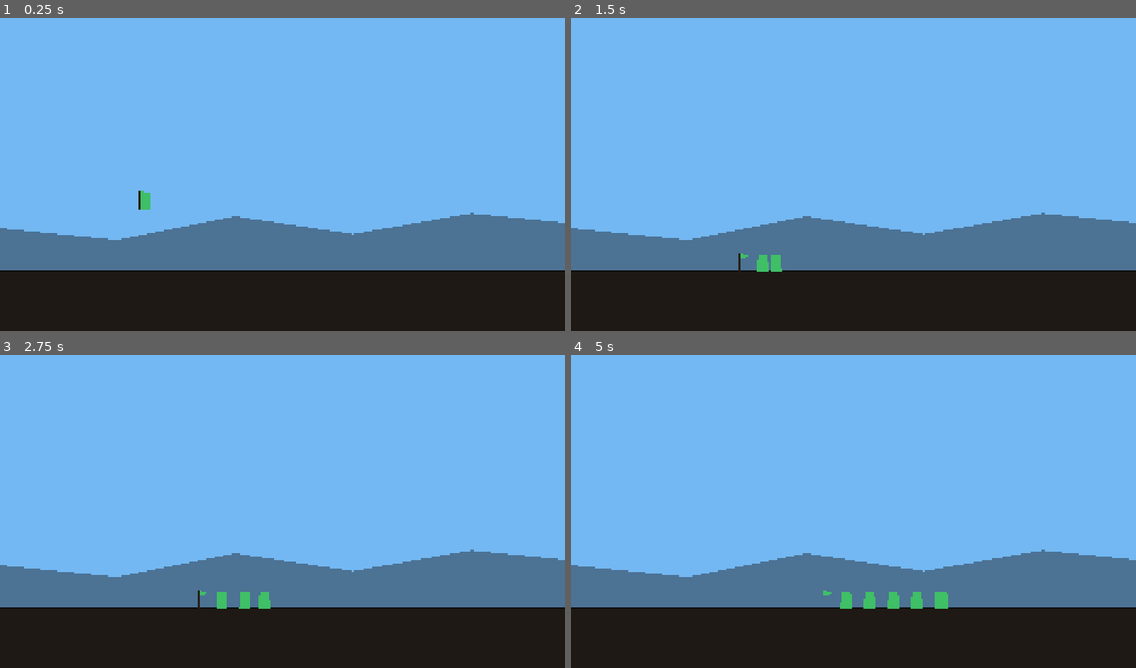
Above: before the commit, frames 1-4 (two rows, left to right).
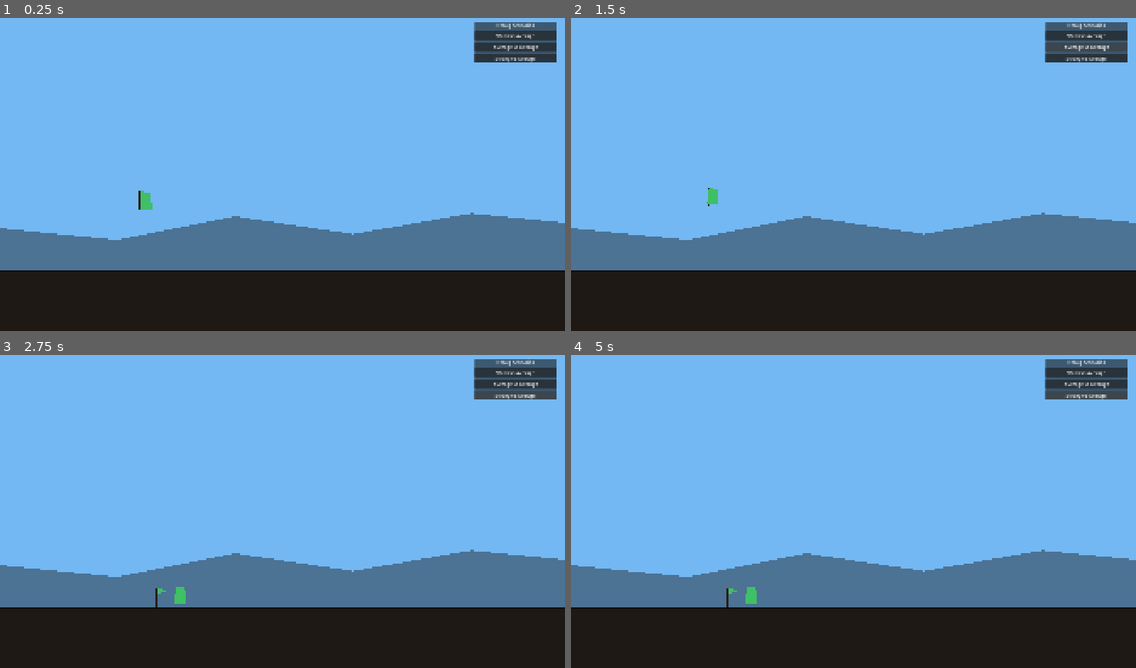
Above: after the commit, the same moments.

Repository: stonecauldron/mycelium-prototype
Game: Godot game, scene res://scenes/CombatStage.tscn
Same seed, same stepped clock (60 frames per second), same inputs: the game is played once before the commit and once after it.
Inputs (mouse positions are in pixels of both pictures, inside the frame that each line leads up to):
- Up to frame 1 (0.25 s): no input
- Up to frame 2 (1.5 s): click (1085, 36) at 0.5 s, where only the run after the commit has a clickable "Weak vs Average"; click (1085, 46) at 1.25 s, where only the run after the commit has a clickable "Average vs Average"
- Up to frame 3 (2.75 s): click (514, 395) at 2 s, where only the run after the commit has a clickable "Strong vs Average"
- Up to frame 4 (5 s): click (1085, 373) at 2.75 s, where only the run after the commit has a clickable "Weak vs Average"; click (1085, 383) at 3.5 s, where only the run after the commit has a clickable "Average vs Average"; click (1085, 395) at 4.25 s, where only the run after the commit has a clickable "Strong vs Average"

The runs differ from the first frame. In frame 1, 1.9% of the frame differs, in the area x 26-99%, y 1-62%; in frame 2, 2.2%; in frame 3, 2.3%; in frame 4, 2.6%, in the area x 27-99%, y 1-82%.

Commit message:
Expand combat loop with flag targeting, spacing, and debug scenarios.
Units attack on contact, return home on cooldown, hit all overlapping hurtboxes, and can knock back flag bearers that maintain halt distance. Add power-tier debug buttons for matchup testing.

Co-authored-by: Cursor <cursoragent@cursor.com>

Diff:
--- a/scenes/EnemyArmy.tscn
+++ b/scenes/EnemyArmy.tscn
@@ -23,45 +23,3 @@
 
 [node name="MeleeUnit4" parent="Units" instance=ExtResource("2_melee")]
 body_color = Color(0.85, 0.25, 0.3, 1)
-
-[node name="MeleeUnit5" parent="Units" instance=ExtResource("2_melee")]
-body_color = Color(0.85, 0.25, 0.3, 1)
-
-[node name="MeleeUnit6" parent="Units" instance=ExtResource("2_melee")]
-body_color = Color(0.85, 0.25, 0.3, 1)
-
-[node name="MeleeUnit7" parent="Units" instance=ExtResource("2_melee")]
-body_color = Color(0.85, 0.25, 0.3, 1)
-
-[node name="MeleeUnit8" parent="Units" instance=ExtResource("2_melee")]
-body_color = Color(0.85, 0.25, 0.3, 1)
-
-[node name="MeleeUnit9" parent="Units" instance=ExtResource("2_melee")]
-body_color = Color(0.85, 0.25, 0.3, 1)
-
-[node name="MeleeUnit10" parent="Units" instance=ExtResource("2_melee")]
-body_color = Color(0.85, 0.25, 0.3, 1)
-
-[node name="MeleeUnit11" parent="Units" instance=ExtResource("2_melee")]
-body_color = Color(0.85, 0.25, 0.3, 1)
-
-[node name="MeleeUnit12" parent="Units" instance=ExtResource("2_melee")]
-body_color = Color(0.85, 0.25, 0.3, 1)
-
-[node name="MeleeUnit13" parent="Units" instance=ExtResource("2_melee")]
-body_color = Color(0.85, 0.25, 0.3, 1)
-
-[node name="MeleeUnit14" parent="Units" instance=ExtResource("2_melee")]
-body_color = Color(0.85, 0.25, 0.3, 1)
-
-[node name="MeleeUnit15" parent="Units" instance=ExtResource("2_melee")]
-body_color = Color(0.85, 0.25, 0.3, 1)
-
-[node name="MeleeUnit16" parent="Units" instance=ExtResource("2_melee")]
-body_color = Color(0.85, 0.25, 0.3, 1)
-
-[node name="MeleeUnit17" parent="Units" instance=ExtResource("2_melee")]
-body_color = Color(0.85, 0.25, 0.3, 1)
-
-[node name="MeleeUnit18" parent="Units" instance=ExtResource("2_melee")]
-body_color = Color(0.85, 0.25, 0.3, 1)
--- a/scenes/FlagBearer.tscn
+++ b/scenes/FlagBearer.tscn
@@ -1,9 +1,13 @@
 [gd_scene format=3 uid="uid://d0wrodp775aea"]
 
 [ext_resource type="Script" uid="uid://bfducrkaki6xq" path="res://scripts/combat/FlagBearer.gd" id="1_flag"]
+[ext_resource type="Script" uid="uid://dk024gkwu740b" path="res://scripts/components/HurtboxComponent.gd" id="2_hurtbox"]
 
 [sub_resource type="RectangleShape2D" id="RectangleShape2D_flag"]
 size = Vector2(20, 48)
+
+[sub_resource type="RectangleShape2D" id="RectangleShape2D_hurtbox"]
+size = Vector2(18, 46)
 
 [node name="FlagBearer" type="CharacterBody2D" unique_id=190074861]
 collision_layer = 2
@@ -14,6 +18,15 @@
 position = Vector2(0, -24)
 shape = SubResource("RectangleShape2D_flag")
 
+[node name="Hurtbox" type="Area2D" parent="."]
+collision_layer = 4
+collision_mask = 0
+script = ExtResource("2_hurtbox")
+
+[node name="CollisionShape2D" type="CollisionShape2D" parent="Hurtbox"]
+position = Vector2(0, -24)
+shape = SubResource("RectangleShape2D_hurtbox")
+
 [node name="Visual" type="Node2D" parent="." unique_id=1271113439]
 
 [node name="Pole" type="Polygon2D" parent="Visual" unique_id=1719238901]
--- a/scenes/PlayerArmy.tscn
+++ b/scenes/PlayerArmy.tscn
@@ -25,45 +25,3 @@
 
 [node name="MeleeUnit4" parent="Units" instance=ExtResource("2_melee")]
 body_color = Color(0.25, 0.75, 0.4, 1)
-
-[node name="MeleeUnit5" parent="Units" instance=ExtResource("2_melee")]
-body_color = Color(0.25, 0.75, 0.4, 1)
-
-[node name="MeleeUnit6" parent="Units" instance=ExtResource("2_melee")]
-body_color = Color(0.25, 0.75, 0.4, 1)
-
-[node name="MeleeUnit7" parent="Units" instance=ExtResource("2_melee")]
-body_color = Color(0.25, 0.75, 0.4, 1)
-
-[node name="MeleeUnit8" parent="Units" instance=ExtResource("2_melee")]
-body_color = Color(0.25, 0.75, 0.4, 1)
-
-[node name="MeleeUnit9" parent="Units" instance=ExtResource("2_melee")]
-body_color = Color(0.25, 0.75, 0.4, 1)
-
-[node name="MeleeUnit10" parent="Units" instance=ExtResource("2_melee")]
-body_color = Color(0.25, 0.75, 0.4, 1)
-
-[node name="MeleeUnit11" parent="Units" instance=ExtResource("2_melee")]
-body_color = Color(0.25, 0.75, 0.4, 1)
-
-[node name="MeleeUnit12" parent="Units" instance=ExtResource("2_melee")]
-body_color = Color(0.25, 0.75, 0.4, 1)
-
-[node name="MeleeUnit13" parent="Units" instance=ExtResource("2_melee")]
-body_color = Color(0.25, 0.75, 0.4, 1)
-
-[node name="MeleeUnit14" parent="Units" instance=ExtResource("2_melee")]
-body_color = Color(0.25, 0.75, 0.4, 1)
-
-[node name="MeleeUnit15" parent="Units" instance=ExtResource("2_melee")]
-body_color = Color(0.25, 0.75, 0.4, 1)
-
-[node name="MeleeUnit16" parent="Units" instance=ExtResource("2_melee")]
-body_color = Color(0.25, 0.75, 0.4, 1)
-
-[node name="MeleeUnit17" parent="Units" instance=ExtResource("2_melee")]
-body_color = Color(0.25, 0.75, 0.4, 1)
-
-[node name="MeleeUnit18" parent="Units" instance=ExtResource("2_melee")]
-body_color = Color(0.25, 0.75, 0.4, 1)
--- /dev/null
+++ b/scenes/debug/DebugScenarioPanel.tscn
@@ -0,0 +1,48 @@
+[gd_scene load_steps=2 format=3 uid="uid://cdebugscenariopanel"]
+
+[ext_resource type="Script" path="res://scripts/debug/DebugScenarioPanel.gd" id="1_panel"]
+
+[node name="DebugScenarioPanel" type="CanvasLayer"]
+layer = 100
+script = ExtResource("1_panel")
+
+[node name="Margin" type="MarginContainer" parent="."]
+anchors_preset = 1
+anchor_left = 1.0
+anchor_right = 1.0
+offset_left = -320.0
+offset_top = 16.0
+offset_right = -16.0
+offset_bottom = 180.0
+grow_horizontal = 0
+theme_override_constants/margin_left = 12
+theme_override_constants/margin_top = 12
+theme_override_constants/margin_right = 12
+theme_override_constants/margin_bottom = 12
+
+[node name="Panel" type="PanelContainer" parent="Margin"]
+layout_mode = 2
+
+[node name="VBox" type="VBoxContainer" parent="Margin/Panel"]
+layout_mode = 2
+theme_override_constants/separation = 8
+
+[node name="Title" type="Label" parent="Margin/Panel/VBox"]
+layout_mode = 2
+text = "Debug Scenarios"
+horizontal_alignment = 1
+
+[node name="WeakVsAverage" type="Button" parent="Margin/Panel/VBox"]
+unique_name_in_owner = true
+layout_mode = 2
+text = "Weak vs Average"
+
+[node name="AverageVsAverage" type="Button" parent="Margin/Panel/VBox"]
+unique_name_in_owner = true
+layout_mode = 2
+text = "Average vs Average"
+
+[node name="StrongVsAverage" type="Button" parent="Margin/Panel/VBox"]
+unique_name_in_owner = true
+layout_mode = 2
+text = "Strong vs Average"
--- a/scenes/units/MeleeUnit.tscn
+++ b/scenes/units/MeleeUnit.tscn
@@ -12,7 +12,7 @@
 size = Vector2(36, 60)
 
 [sub_resource type="RectangleShape2D" id="RectangleShape2D_hitbox"]
-size = Vector2(110, 30)
+size = Vector2(111, 30)
 
 [node name="MeleeUnit" type="CharacterBody2D" unique_id=2102761541]
 collision_layer = 2
@@ -45,5 +45,5 @@
 script = ExtResource("4_hitbox")
 
 [node name="CollisionShape2D" type="CollisionShape2D" parent="Visual/Hitbox" unique_id=736467790]
-position = Vector2(37, 2)
+position = Vector2(37.5, 2)
 shape = SubResource("RectangleShape2D_hitbox")
--- a/scripts/combat/Army.gd
+++ b/scripts/combat/Army.gd
@@ -7,6 +7,7 @@
 
 const DEFAULT_MARCH_SPEED := 120.0
 const DEFAULT_HALT_DISTANCE := 600.0
+const HALT_DISTANCE_TOLERANCE := 24.0
 
 @export var march_speed: float = DEFAULT_MARCH_SPEED
 @export var halt_distance: float = DEFAULT_HALT_DISTANCE
@@ -25,7 +26,11 @@
 
 
 func _assign_squad_indices() -> void:
-	var units := get_units()
+	refresh_squad_indices()
+
+
+func refresh_squad_indices() -> void:
+	var units := get_living_units()
 	for i in units.size():
 		units[i].squad_index = i
 
@@ -42,12 +47,30 @@
 	return units
 
 
-func get_living_unit_count() -> int:
-	var count := 0
+func get_living_units() -> Array[Unit]:
+	var units: Array[Unit] = []
 	for unit in get_units():
 		if unit.current_hp > 0:
-			count += 1
-	return count
+			units.append(unit)
+	return units
+
+
+func get_living_unit_count() -> int:
+	return get_living_units().size()
+
+
+func apply_power_tier(tier: UnitStats.PowerTier) -> void:
+	for unit in get_units():
+		unit.apply_power_tier(tier)
+	refresh_squad_indices()
+
+
+func reset_for_scenario(spawn_global: Vector2) -> void:
+	flag_bearer.global_position = spawn_global
+	flag_bearer.reset_combat_state()
+	state = State.MARCHING
+	state_changed.emit(state)
+	refresh_squad_indices()
 
 
 func get_average_unit_speed() -> float:
@@ -90,6 +113,8 @@
 
 
 func begin_march() -> void:
+	if state == State.MARCHING:
+		return
 	state = State.MARCHING
 	state_changed.emit(state)
 
@@ -98,27 +123,37 @@
 	if state == State.HALTED:
 		return
 	state = State.HALTED
-	flag_bearer.stop()
 	state_changed.emit(state)
 
 
-func _physics_process(delta: float) -> void:
-	if state != State.MARCHING or _opponent == null:
+func _physics_process(_delta: float) -> void:
+	_acquire_opponent()
+	if _opponent == null:
 		flag_bearer.stop()
 		return
 	if is_enemy and march_speed <= 0.0:
 		flag_bearer.stop()
 		return
 
-	var gap := _opponent.get_flag_global_x() - get_flag_global_x()
-	if is_enemy:
-		gap = -gap
+	var gap := absf(_opponent.get_flag_global_x() - get_flag_global_x())
+	var toward_enemy := signf(_opponent.get_flag_global_x() - get_flag_global_x())
+	if toward_enemy == 0.0:
+		toward_enemy = 1.0 if not is_enemy else -1.0
 
-	if gap <= halt_distance:
+	var speed := get_average_unit_speed()
+	var error := gap - halt_distance
+
+	if absf(error) <= HALT_DISTANCE_TOLERANCE:
+		flag_bearer.stop()
 		halt()
-		if _opponent.state == State.MARCHING:
-			_opponent.halt()
 		return
 
-	var direction := -1.0 if is_enemy else 1.0
-	flag_bearer.set_march_velocity(get_average_unit_speed() * direction)
+	if error > 0.0:
+		# Too far — close the gap.
+		flag_bearer.set_march_velocity(speed * toward_enemy)
+		if state == State.HALTED:
+			begin_march()
+	else:
+		# Too close — fall back to restore spacing.
+		flag_bearer.set_march_velocity(speed * -toward_enemy)
+		halt()
--- a/scripts/combat/CombatStage.gd
+++ b/scripts/combat/CombatStage.gd
@@ -1,10 +1,61 @@
 extends Node2D
 
 const FLOOR_SURFACE_Y := 880.0
+const UNIT_COUNT := 4
+const _MELEE_UNIT_SCENE := preload("res://scenes/units/MeleeUnit.tscn")
+const _DEBUG_PANEL_SCENE := preload("res://scenes/debug/DebugScenarioPanel.tscn")
 
 @onready var player_army: Army = $World/PlayerArmy
 @onready var enemy_army: Army = $World/EnemyArmy
 
+var _player_spawn: Vector2
+var _enemy_spawn: Vector2
+
 
 func _ready() -> void:
+	_player_spawn = player_army.flag_bearer.global_position
+	_enemy_spawn = enemy_army.flag_bearer.global_position
+
+	var panel: CanvasLayer = _DEBUG_PANEL_SCENE.instantiate()
+	add_child(panel)
+	panel.scenario_requested.connect(_on_scenario_requested)
+
+	_run_scenario(UnitStats.PowerTier.AVERAGE, UnitStats.PowerTier.AVERAGE)
+
+
+func _on_scenario_requested(player_tier: UnitStats.PowerTier, enemy_tier: UnitStats.PowerTier) -> void:
+	_run_scenario(player_tier, enemy_tier)
+
+
+func _run_scenario(player_tier: UnitStats.PowerTier, enemy_tier: UnitStats.PowerTier) -> void:
+	_clear_world_vfx()
+	_reset_army(player_army, _player_spawn, player_tier, Color(0.25, 0.75, 0.4, 1.0))
+	_reset_army(enemy_army, _enemy_spawn, enemy_tier, Color(0.85, 0.25, 0.3, 1.0))
 	player_army.begin_march()
+	enemy_army.begin_march()
+
+
+func _reset_army(army: Army, spawn_global: Vector2, tier: UnitStats.PowerTier, body_color: Color) -> void:
+	var units_root: Node2D = army.get_node("Units")
+	for child in units_root.get_children():
+		units_root.remove_child(child)
+		child.free()
+
+	army.reset_for_scenario(spawn_global)
+
+	for i in UNIT_COUNT:
+		var unit: Unit = _MELEE_UNIT_SCENE.instantiate()
+		unit.roll_random_stats = false
+		unit.stats = UnitStats.create_for_tier(tier)
+		unit.body_color = body_color
+		unit.squad_index = i
+		units_root.add_child(unit)
+
+	army.refresh_squad_indices()
+
+
+func _clear_world_vfx() -> void:
+	var world := $World
+	for child in world.get_children():
+		if child is DamageNumber:
+			child.queue_free()
--- a/scripts/combat/FlagBearer.gd
+++ b/scripts/combat/FlagBearer.gd
@@ -1,25 +1,47 @@
 extends CharacterBody2D
 class_name FlagBearer
+
+const KNOCKBACK_FORCE := 280.0
+const KNOCKBACK_LIFT := -140.0
+const KNOCKBACK_DURATION := 0.18
+const HURT_FLASH_COLOR := Color(1.0, 0.35, 0.35, 1.0)
+const HURT_FLASH_TIME := 0.12
+
+const COLLISION_WORLD := 1
+const COLLISION_PLAYER_UNITS := 2
+const COLLISION_ENEMY_UNITS := 16
+
+const _DAMAGE_NUMBER_SCENE := preload("res://scenes/vfx/DamageNumber.tscn")
 
 @export var flag_color: Color = Color(0.25, 0.75, 0.4)
 @export var flag_faces_left: bool = false
 
 @onready var _flag_banner: Polygon2D = $Visual/Flag
+@onready var _pole: Polygon2D = $Visual/Pole
 
 var _march_speed_x: float = 0.0
-
-const COLLISION_WORLD := 1
-const COLLISION_PLAYER_UNITS := 2
-const COLLISION_ENEMY_UNITS := 16
+var _knockback_time: float = 0.0
+var _knockback_velocity_x: float = 0.0
+var _hurt_tween: Tween
+var _pole_color: Color = Color(0.15, 0.12, 0.1, 1.0)
 
 
 func _ready() -> void:
+	if _pole:
+		_pole_color = _pole.color
 	_apply_flag_appearance()
 	_setup_collision()
 
 
 func _physics_process(delta: float) -> void:
 	velocity += get_gravity() * delta
+
+	if _knockback_time > 0.0:
+		_knockback_time -= delta
+		velocity.x = _knockback_velocity_x
+		move_and_slide()
+		return
+
 	velocity.x = _march_speed_x
 	move_and_slide()
 
@@ -50,3 +72,58 @@
 func stop() -> void:
 	_march_speed_x = 0.0
 	velocity.x = 0.0
+
+
+func reset_combat_state() -> void:
+	_knockback_time = 0.0
+	_knockback_velocity_x = 0.0
+	velocity = Vector2.ZERO
+	stop()
+	if _hurt_tween:
+		_hurt_tween.kill()
+		_hurt_tween = null
+	_apply_flag_appearance()
+	if _pole:
+		_pole.color = _pole_color
+
+
+func take_damage(amount: int, knockback_from: Vector2 = Vector2.ZERO) -> void:
+	_play_hurt_highlight()
+	_spawn_damage_number(amount)
+	if knockback_from != Vector2.ZERO:
+		_apply_knockback(knockback_from)
+
+
+func _apply_knockback(from_global: Vector2) -> void:
+	var direction := signf(global_position.x - from_global.x)
+	if direction == 0.0:
+		direction = 1.0
+	_knockback_velocity_x = direction * KNOCKBACK_FORCE
+	velocity.y = KNOCKBACK_LIFT
+	_knockback_time = KNOCKBACK_DURATION
+
+
+func _play_hurt_highlight() -> void:
+	if _hurt_tween:
+		_hurt_tween.kill()
+	if _flag_banner:
+		_flag_banner.color = HURT_FLASH_COLOR
+	if _pole:
+		_pole.color = HURT_FLASH_COLOR
+	_hurt_tween = create_tween()
+	_hurt_tween.set_parallel(true)
+	if _flag_banner:
+		_hurt_tween.tween_property(_flag_banner, "color", flag_color, HURT_FLASH_TIME)
+	if _pole:
+		_hurt_tween.tween_property(_pole, "color", _pole_color, HURT_FLASH_TIME)
+
+
+func _spawn_damage_number(amount: int) -> void:
+	var world := get_tree().current_scene.get_node_or_null("World")
+	if world == null:
+		return
+
+	var number: DamageNumber = _DAMAGE_NUMBER_SCENE.instantiate()
+	world.add_child(number)
+	number.global_position = global_position + Vector2(0, -72)
+	number.display(amount)
--- a/scripts/components/HitboxComponent.gd
+++ b/scripts/components/HitboxComponent.gd
@@ -4,7 +4,7 @@
 @export var damage: int = 0
 @export var owner_unit: Unit
 
-var _on_cooldown: bool = false
+var _hit_combatants: Dictionary = {}
 
 
 func _ready() -> void:
@@ -14,27 +14,55 @@
 
 func enable_for_attack(attack_damage: int) -> void:
 	damage = attack_damage
-	_on_cooldown = false
+	_hit_combatants.clear()
 	monitoring = true
+	_hit_overlapping_hurtboxes()
 
 
 func disable() -> void:
 	monitoring = false
+	_hit_combatants.clear()
+
+
+func _hit_overlapping_hurtboxes() -> void:
+	for area in get_overlapping_areas():
+		_try_hit(area)
 
 
 func _on_area_entered(area: Area2D) -> void:
-	if not monitoring or _on_cooldown:
+	if not monitoring:
 		return
+	_try_hit(area)
 
+
+func _try_hit(area: Area2D) -> void:
 	var hurtbox: HurtboxComponent = area as HurtboxComponent
 	if hurtbox == null or owner_unit == null:
 		return
 
-	var target_unit: Unit = hurtbox.get_unit()
-	if target_unit == null or target_unit == owner_unit:
+	var target: Node = hurtbox.get_combatant()
+	if target == null or target == owner_unit:
 		return
-	if target_unit._army.is_enemy == owner_unit._army.is_enemy:
+	if _is_ally(target):
+		return
+	if _hit_combatants.has(target):
 		return
 
+	_hit_combatants[target] = true
 	hurtbox.receive_hit(damage, owner_unit.global_position)
-	_on_cooldown = true
+
+
+func _is_ally(target: Node) -> bool:
+	var owner_army: Army = owner_unit._army
+	var target_army := _get_army(target)
+	if owner_army == null or target_army == null:
+		return true
+	return owner_army.is_enemy == target_army.is_enemy
+
+
+func _get_army(target: Node) -> Army:
+	if target is Unit:
+		return (target as Unit)._army
+	if target is FlagBearer:
+		return (target as FlagBearer).get_parent() as Army
+	return null
--- a/scripts/components/HurtboxComponent.gd
+++ b/scripts/components/HurtboxComponent.gd
@@ -2,11 +2,11 @@
 extends Area2D
 
 
-func get_unit() -> Unit:
-	return get_parent() as Unit
+func get_combatant() -> Node:
+	return get_parent()
 
 
 func receive_hit(damage: int, from_global: Vector2 = Vector2.ZERO) -> void:
-	var unit := get_unit()
-	if unit:
-		unit.take_damage(damage, from_global)
+	var combatant := get_combatant()
+	if combatant != null and combatant.has_method("take_damage"):
+		combatant.take_damage(damage, from_global)
--- /dev/null
+++ b/scripts/debug/DebugScenarioPanel.gd
@@ -0,0 +1,19 @@
+extends CanvasLayer
+
+signal scenario_requested(player_tier: UnitStats.PowerTier, enemy_tier: UnitStats.PowerTier)
+
+@onready var _weak_vs_avg: Button = %WeakVsAverage
+@onready var _avg_vs_avg: Button = %AverageVsAverage
+@onready var _strong_vs_avg: Button = %StrongVsAverage
+
+
+func _ready() -> void:
+	_weak_vs_avg.pressed.connect(
+		func() -> void: scenario_requested.emit(UnitStats.PowerTier.WEAK, UnitStats.PowerTier.AVERAGE)
+	)
+	_avg_vs_avg.pressed.connect(
+		func() -> void: scenario_requested.emit(UnitStats.PowerTier.AVERAGE, UnitStats.PowerTier.AVERAGE)
+	)
+	_strong_vs_avg.pressed.connect(
+		func() -> void: scenario_requested.emit(UnitStats.PowerTier.STRONG, UnitStats.PowerTier.AVERAGE)
+	)
--- a/scripts/units/Unit.gd
+++ b/scripts/units/Unit.gd
@@ -3,6 +3,8 @@
 
 signal died
 signal health_changed(current: int, maximum: int)
+
+enum CombatPhase { READY, APPROACHING, ATTACKING, RETURNING }
 
 const BASE_MOVE_SPEED := 80.0
 const BASE_ATTACK_INTERVAL := 1.0
@@ -31,9 +33,9 @@
 
 var current_hp: int
 var _attack_timer: float = 0.0
-var _target: Unit
+var _target: Node2D
 var _army: Army
-var _is_attacking: bool = false
+var _combat_phase: CombatPhase = CombatPhase.READY
 var _hurt_tween: Tween
 var _knockback_time: float = 0.0
 var _knockback_velocity_x: float = 0.0
@@ -53,6 +55,23 @@
 		push_error("Unit requires a WeaponData resource.")
 		return
 
+	_initialize_runtime()
+
+
+func apply_power_tier(tier: UnitStats.PowerTier) -> void:
+	_cancel_attack()
+	stats = UnitStats.create_for_tier(tier)
+	current_hp = stats.get_max_hp()
+	health_changed.emit(current_hp, stats.get_max_hp())
+	_attack_timer = 0.0
+	_target = null
+	_combat_phase = CombatPhase.READY
+	_knockback_time = 0.0
+	_knockback_velocity_x = 0.0
+	_apply_body_color()
+
+
+func _initialize_runtime() -> void:
 	current_hp = stats.get_max_hp()
 	health_changed.emit(current_hp, stats.get_max_hp())
 
@@ -64,7 +83,6 @@
 
 	_hitbox.owner_unit = self
 	_setup_collision()
-	_army.state_changed.connect(_on_army_state_changed)
 	_apply_body_color()
 	call_deferred("_sync_squad_index")
 
@@ -93,12 +111,6 @@
 		collision_mask = COLLISION_WORLD | COLLISION_ENEMY_UNITS
 
 
-func _on_army_state_changed(_new_state: Army.State) -> void:
-	_target = null
-	_attack_timer = 0.0
-	_cancel_attack()
-
-
 func _physics_process(delta: float) -> void:
 	if stats == null or weapon == null or _army == null:
 		return
@@ -111,16 +123,12 @@
 		move_and_slide()
 		return
 
-	if _is_attacking:
+	if _combat_phase == CombatPhase.ATTACKING:
 		velocity.x = 0.0
 		move_and_slide()
 		return
 
-	if _army.state == Army.State.HALTED:
-		_process_combat(delta)
-	else:
-		_seek_home()
-
+	_process_combat(delta)
 	move_and_slide()
 
 
@@ -130,7 +138,7 @@
 	return BASE_MOVE_SPEED * stats.get_speed_multiplier()
 
 
-func _seek_home() -> void:
+func _seek_home_marching() -> void:
 	var home := _get_home_global()
 	var army_speed := _army.get_average_unit_speed()
 	var delta_pos := home.x - global_position.x
@@ -143,35 +151,58 @@
 
 
 func _process_combat(delta: float) -> void:
-	if not is_instance_valid(_target) or _target.current_hp <= 0:
-		_refresh_target()
-
+	if _combat_phase == CombatPhase.RETURNING or _attack_timer > 0.0:
+		_attack_timer = maxf(_attack_timer - delta, 0.0)
+		_return_home()
+		if _attack_timer <= 0.0 and _is_at_home():
+			_combat_phase = CombatPhase.READY
+		return
+
+	_refresh_target()
 	if _target == null:
+		_hold_or_march()
+		return
+
+	var distance := global_position.distance_to(_target.global_position)
+	if distance <= weapon.attack_range:
 		velocity.x = 0.0
-		return
-
-	var distance := global_position.distance_to(_target.global_position)
-	var speed := get_move_speed()
-
-	if distance > weapon.attack_range:
-		velocity.x = _axis_velocity(global_position.x, _target.global_position.x, speed)
 		_face_toward(_target.global_position)
-		return
-
-	velocity.x = 0.0
-	_face_toward(_target.global_position)
-
-	_attack_timer -= delta
-	if _attack_timer <= 0.0:
 		_start_attack()
-		_attack_timer = BASE_ATTACK_INTERVAL / stats.get_speed_multiplier()
+		return
+
+	if _army.state == Army.State.HALTED:
+		_combat_phase = CombatPhase.APPROACHING
+		velocity.x = _axis_velocity(global_position.x, _target.global_position.x, get_move_speed())
+		_face_toward(_target.global_position)
+		return
+
+	_hold_or_march()
+
+
+func _hold_or_march() -> void:
+	if _army.state == Army.State.HALTED:
+		_return_home()
+	else:
+		_combat_phase = CombatPhase.READY
+		_seek_home_marching()
+
+
+func _return_home() -> void:
+	_combat_phase = CombatPhase.RETURNING
+	var home := _get_home_global()
+	velocity.x = _axis_velocity(global_position.x, home.x, get_move_speed())
+	_face_toward(home)
+
+
+func _is_at_home() -> bool:
+	return absf(global_position.x - _get_home_global().x) <= HOME_ARRIVE_THRESHOLD
 
 
 func _start_attack() -> void:
-	if _is_attacking:
-		return
-
-	_is_attacking = true
+	if _combat_phase == CombatPhase.ATTACKING:
+		return
+
+	_combat_phase = CombatPhase.ATTACKING
 	_hitbox.enable_for_attack(_get_attack_damage())
 
 	var direction := signf(_visual.scale.x)
@@ -189,15 +220,16 @@
 func _finish_attack() -> void:
 	_hitbox.disable()
 	_visual.position = Vector2.ZERO
-	_is_attacking = false
+	_attack_timer = BASE_ATTACK_INTERVAL / stats.get_speed_multiplier()
+	_combat_phase = CombatPhase.RETURNING
 
 
 func _cancel_attack() -> void:
-	if not _is_attacking:
+	if _combat_phase != CombatPhase.ATTACKING:
 		return
 	_hitbox.disable()
 	_visual.position = Vector2.ZERO
-	_is_attacking = false
+	_combat_phase = CombatPhase.RETURNING
 
 
 func _get_home_global() -> Vector2:
@@ -228,6 +260,12 @@
 			closest_distance = distance
 			_target = unit
 
+	var flag := opponent.flag_bearer
+	if flag != null and is_instance_valid(flag):
+		var flag_distance := global_position.distance_squared_to(flag.global_position)
+		if flag_distance < closest_distance:
+			_target = flag
+
 
 func _get_attack_damage() -> int:
 	return weapon.base_damage + stats.get_damage_bonus(weapon.range_class)
@@ -241,8 +279,14 @@
 	current_hp = maxi(current_hp - amount, 0)
 	health_changed.emit(current_hp, stats.get_max_hp())
 	if current_hp <= 0:
-		died.emit()
-		queue_free()
+		_die()
+
+
+func _die() -> void:
+	died.emit()
+	if _army != null:
+		_army.call_deferred("refresh_squad_indices")
+	queue_free()
 
 
 func _apply_knockback(from_global: Vector2) -> void:
@@ -252,7 +296,6 @@
 	_knockback_velocity_x = direction * KNOCKBACK_FORCE
 	velocity.y = KNOCKBACK_LIFT
 	_knockback_time = KNOCKBACK_DURATION
-	_cancel_attack()
 
 
 func _play_hurt_highlight() -> void:
--- a/scripts/units/UnitStats.gd
+++ b/scripts/units/UnitStats.gd
@@ -1,9 +1,17 @@
 class_name UnitStats
 extends Resource
+
+enum PowerTier { WEAK, AVERAGE, STRONG }
 
 const NEUTRAL_STAT := 5
 const NEW_UNIT_MIN := 3
 const NEW_UNIT_MAX := 7
+
+const TIER_RANGES := {
+	PowerTier.WEAK: Vector2i(2, 4),
+	PowerTier.AVERAGE: Vector2i(4, 6),
+	PowerTier.STRONG: Vector2i(6, 8),
+}
 
 @export_range(1, 99, 1) var str: int = NEUTRAL_STAT
 @export_range(1, 99, 1) var dex: int = NEUTRAL_STAT
@@ -12,15 +20,20 @@
 
 
 static func create_random(rng: RandomNumberGenerator = null) -> UnitStats:
+	return create_for_tier(PowerTier.AVERAGE, rng)
+
+
+static func create_for_tier(tier: PowerTier, rng: RandomNumberGenerator = null) -> UnitStats:
 	var generator := rng if rng != null else RandomNumberGenerator.new()
 	if rng == null:
 		generator.randomize()
 
+	var stat_range: Vector2i = TIER_RANGES.get(tier, TIER_RANGES[PowerTier.AVERAGE])
 	var stats := UnitStats.new()
-	stats.str = generator.randi_range(NEW_UNIT_MIN, NEW_UNIT_MAX)
-	stats.dex = generator.randi_range(NEW_UNIT_MIN, NEW_UNIT_MAX)
-	stats.con = generator.randi_range(NEW_UNIT_MIN, NEW_UNIT_MAX)
-	stats.spd = generator.randi_range(NEW_UNIT_MIN, NEW_UNIT_MAX)
+	stats.str = generator.randi_range(stat_range.x, stat_range.y)
+	stats.dex = generator.randi_range(stat_range.x, stat_range.y)
+	stats.con = generator.randi_range(stat_range.x, stat_range.y)
+	stats.spd = generator.randi_range(stat_range.x, stat_range.y)
 	return stats
 
 
Not shown, added: scripts/debug/DebugScenarioPanel.gd.uid
